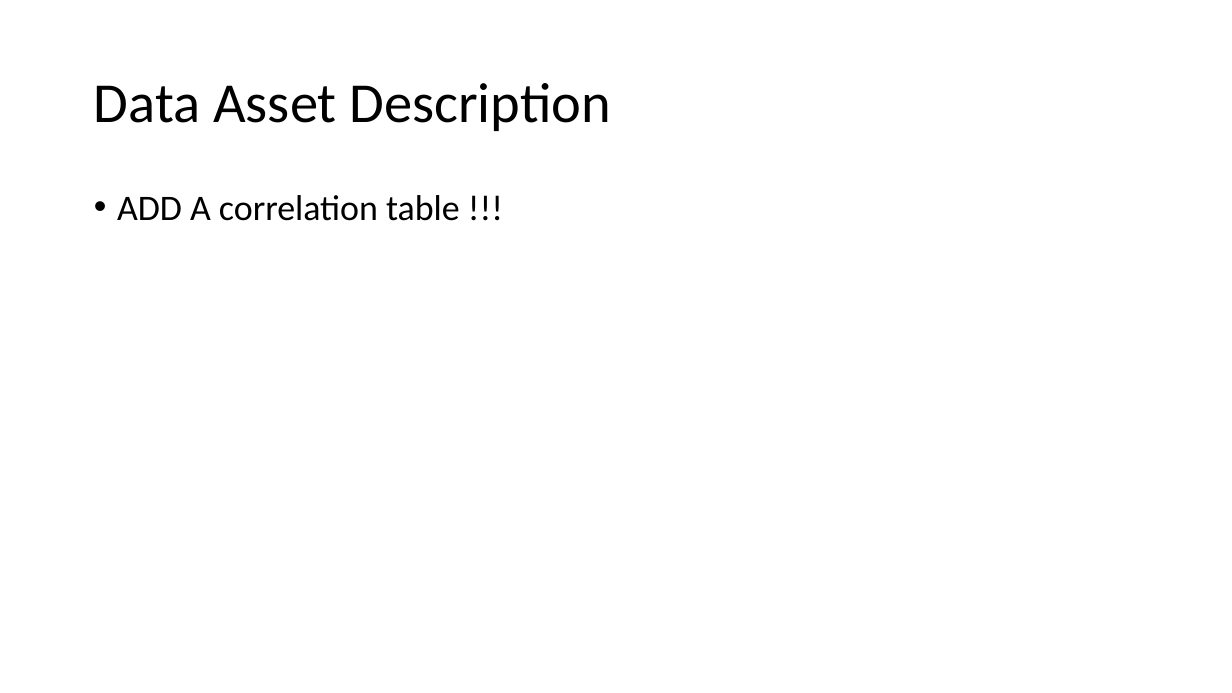
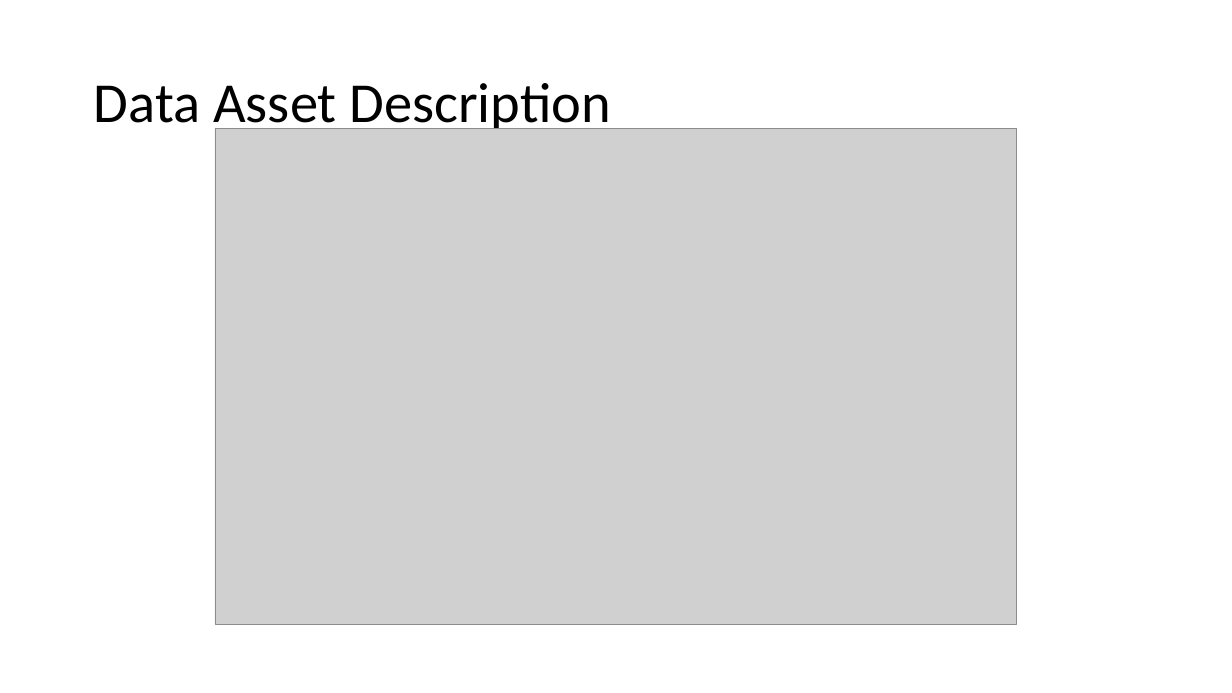
Before and after one commit to donaldsonm731/Asthma_Prediction, a slide deck: slide 4 of Mid_Semester_Pres.pptx (slide 5 before the commit). Drawn at 1232x693 pixels with LibreOffice and Linux fonts; fonts in the diff are those of the drawing; grey boxes stand for pictures. Boxes give left, top, right and bottom in pixels: in the first picture for what was removed or moved away, otherwise in the second. Text is boxed around its words. In the diff, an @@ line names an element or a change of style, - is before the commit and + after.

```diff
--- a/Mid_Semester_Pres.pptx
+++ b/Mid_Semester_Pres.pptx
@@ picture added at (215, 128, 1018, 625) @@
@@ text removed at (117, 195, 460, 221) @@
-• ADD A correlation table !!!
```
Also in this commit, not shown: 6 other slides changed, 4 other files.
